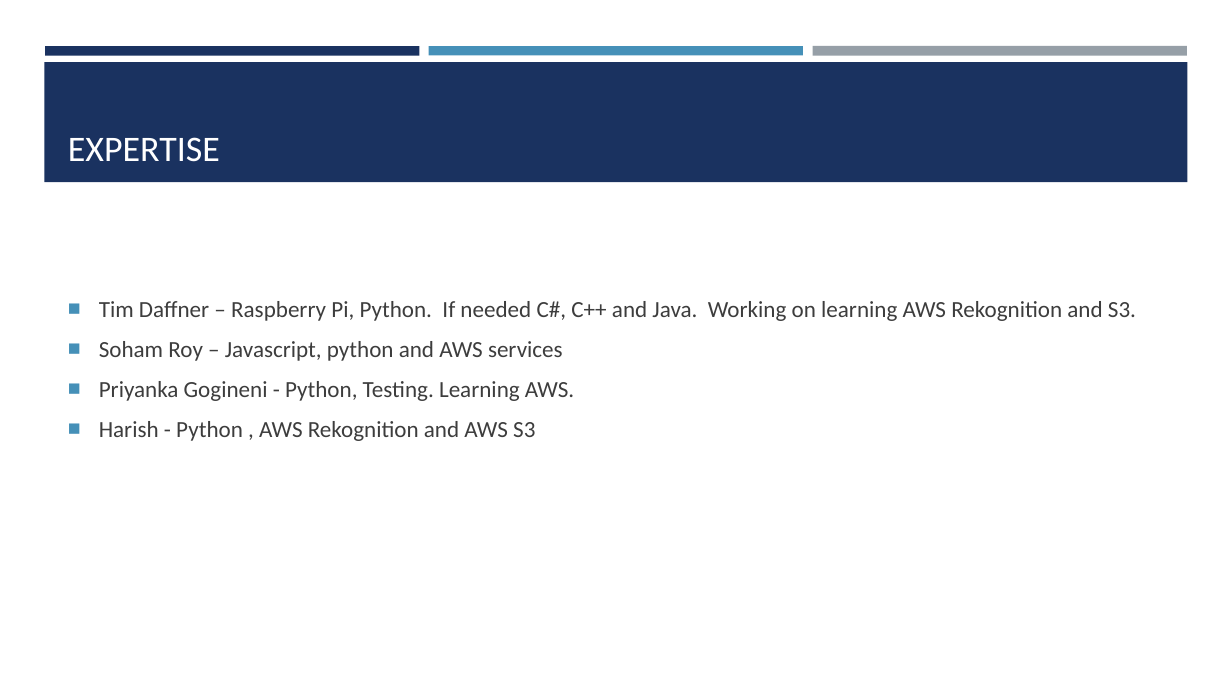
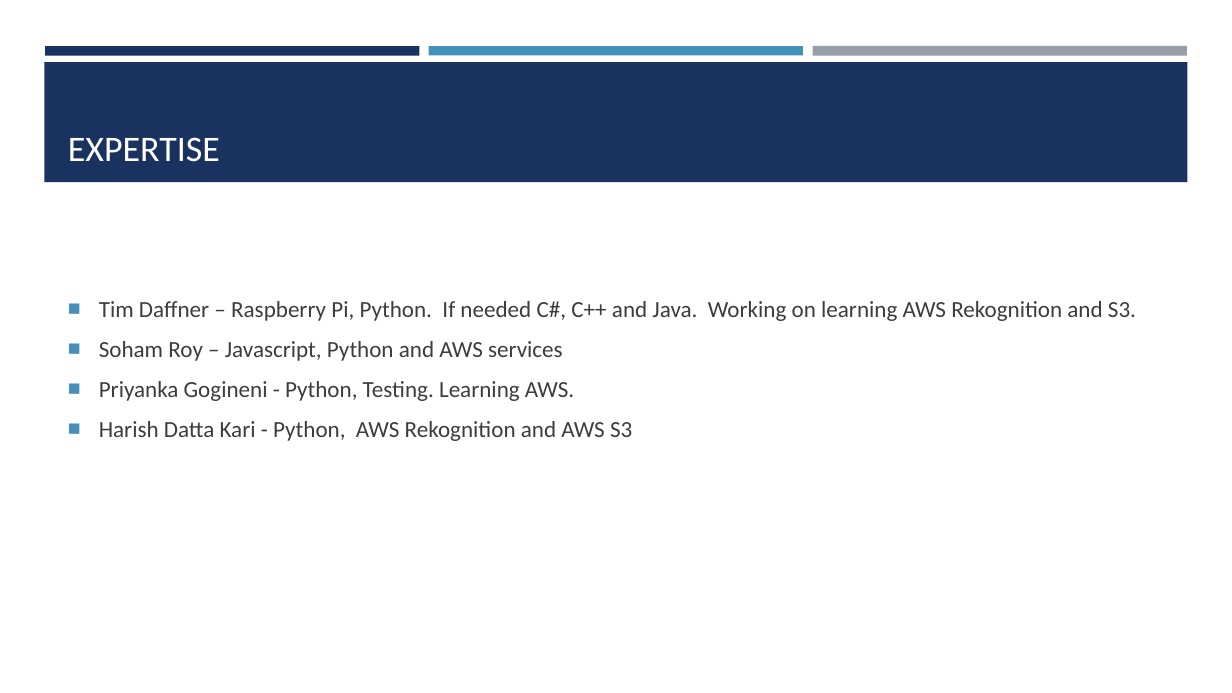
Before and after one commit to PriyankaGogineni/ProjectAlpha, a slide deck: slide 10 of GreenCount.pptx. Drawn at 1232x693 pixels with LibreOffice and Linux fonts; fonts in the diff are those of the drawing. Boxes give left, top, right and bottom in pixels: in the first picture for what was removed or moved away, otherwise in the second. Text is boxed around its words. In the diff, an @@ line names an element or a change of style, - is before the commit and + after.

```diff
--- a/GreenCount.pptx
+++ b/GreenCount.pptx
@@ text at [99, 341, 563, 361]: text changed @@
-■ Soham Roy – Javascript, python and AWS services
+■ Soham Roy – Javascript, Python and AWS services
@@ text at [99, 421, 632, 441]: text changed @@
-■ Harish - Python , AWS Rekognition and AWS S3
+■ Harish Datta Kari - Python, AWS Rekognition and AWS S3
```
Also in this commit, not shown: 3 other slides changed.
